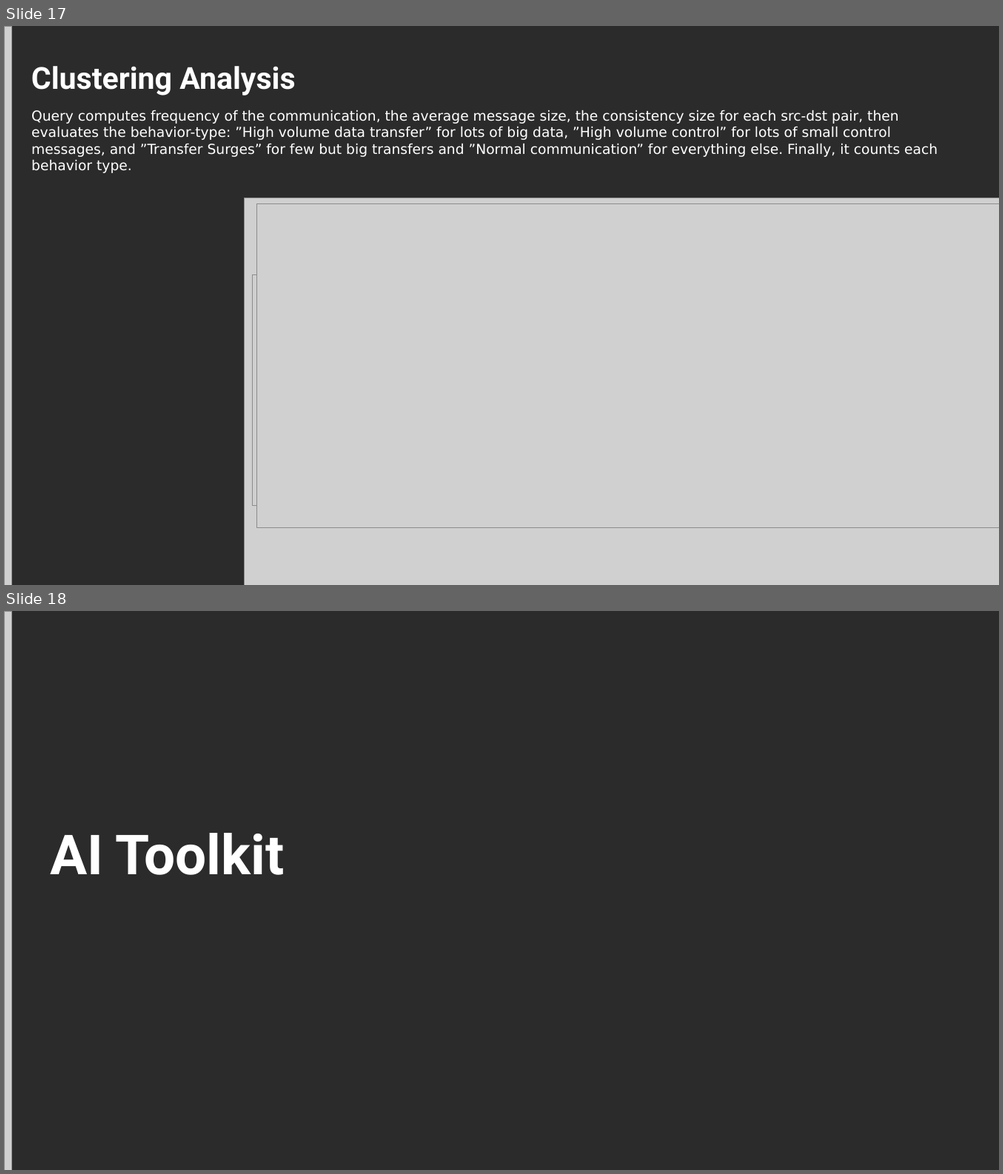
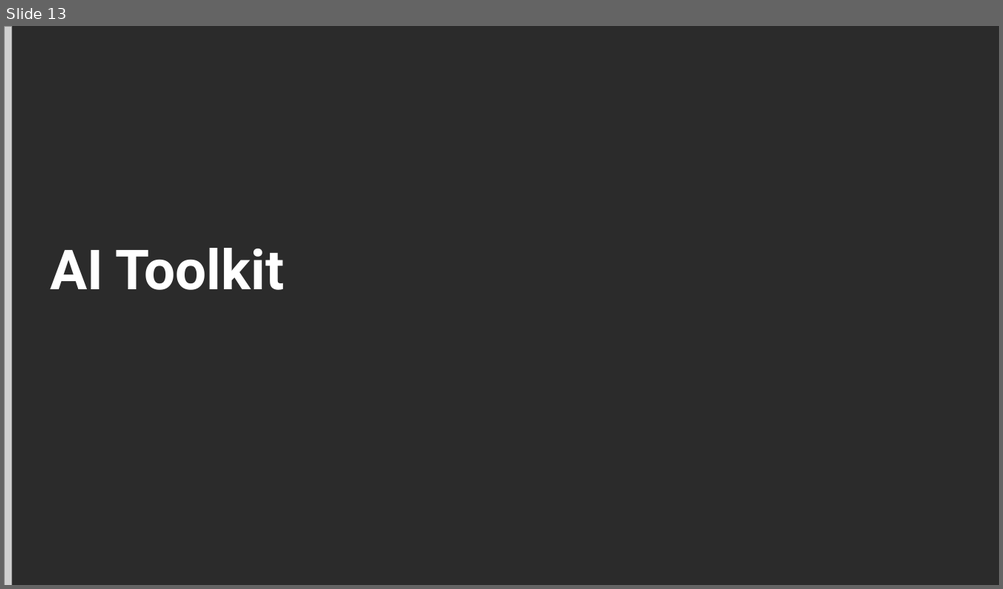
Before and after one commit to MelissaAbdelkafi/Splunk-Entreprise-Evaluation-in-Threat-Detection, a slide deck: SplunkEvaluationPresentation.pptx. Shown one above the other, each under a label of ours: slides 17 and 18 before the commit, slide 13 after it. The pictures are 1003x1174 and 1003x589 pixels, drawn with LibreOffice and Linux fonts; fonts in the diff are those of the drawing; grey boxes stand for pictures; background and template pictures are left out; a plain dark background stands for a picture behind light text. Boxes give left, top, right and bottom in pixels: in the first picture for what was removed or moved away, otherwise in the second. Text is boxed around its words. In the diff, an @@ line names an element or a change of style, - is before the commit and + after.

```diff
--- a/SplunkEvaluationPresentation.pptx
+++ b/SplunkEvaluationPresentation.pptx
@@ slide 17 removed at box(4, 26, 999, 585), background picture (left out) @@
@@ picture removed at box(4, 26, 12, 585) @@
@@ title removed at box(31, 66, 295, 96) @@
-Clustering Analysis
@@ text removed at box(31, 110, 937, 173) @@
-Query computes frequency of the communication, the average message size, the consistency size for each src-dst pair, then evaluates the behavior-type: ”High volume data transfer” for lots of big data, ”High volume control” for lots of small control messages, and ”Transfer Surges” for few but big transfers and ”Normal communication” for everything else. Finally, it counts each behavior type.
@@ picture removed at box(244, 198, 999, 585) @@
@@ picture removed at box(256, 204, 999, 528) @@
@@ picture removed at box(260, 207, 999, 505) @@
@@ picture removed at box(253, 275, 999, 506) @@
@@ what was slide 18 is now slide 13 @@
```
Also in this commit, not shown: 6 slides changed, 4 other slides removed.
